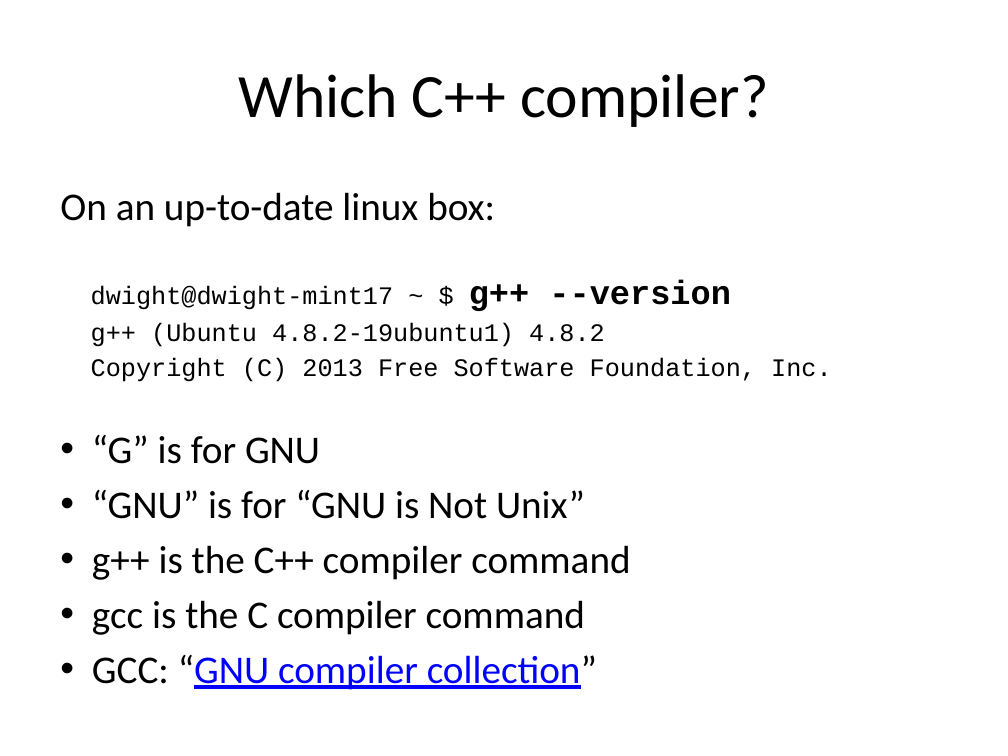
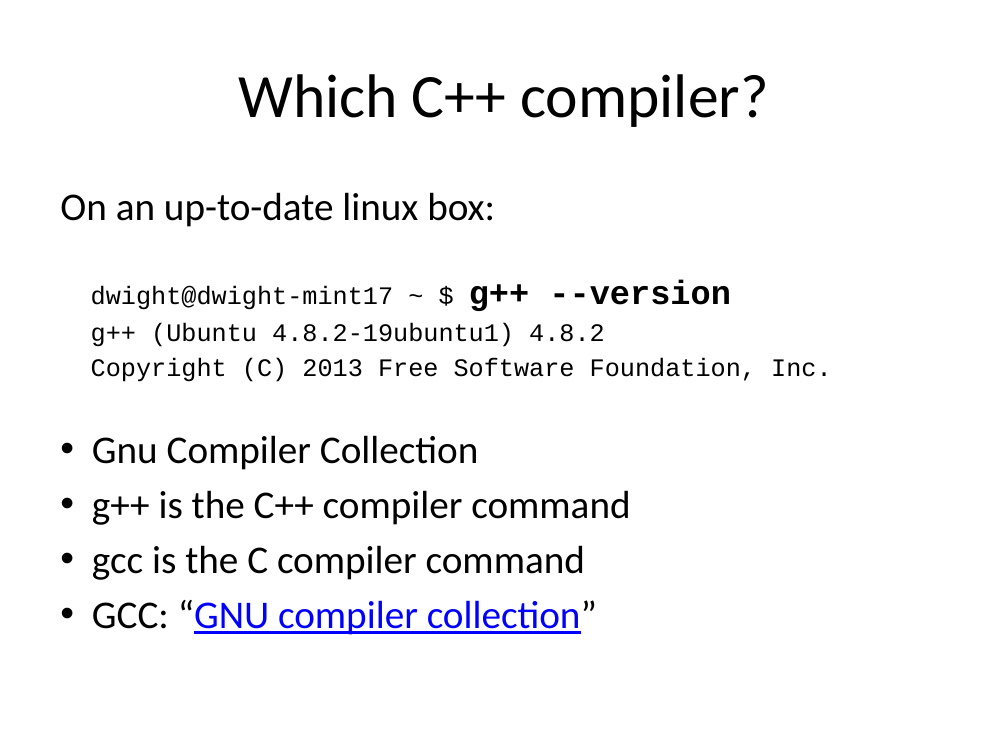
Before and after one commit to fellmad/FunWithCpp11, a slide deck: slide 31 of doc/Fun_with_C++11.pptx. Drawn at 1008x756 pixels with LibreOffice and Linux fonts; fonts in the diff are those of the drawing. Boxes give left, top, right and bottom in pixels: in the first picture for what was removed or moved away, otherwise in the second. Text is boxed around its words. In the diff, an @@ line names an element or a change of style, - is before the commit and + after.

```diff
--- a/doc/Fun_with_C++11.pptx
+++ b/doc/Fun_with_C++11.pptx
@@ text at <box>92,435,478,470</box>: text changed @@
-• “G” is for GNU
-• “GNU” is for “GNU is Not Unix”
+• Gnu Compiler Collection
```
Also in this commit, not shown: 18 other slides changed, 6 slides added, 1 slide removed.
